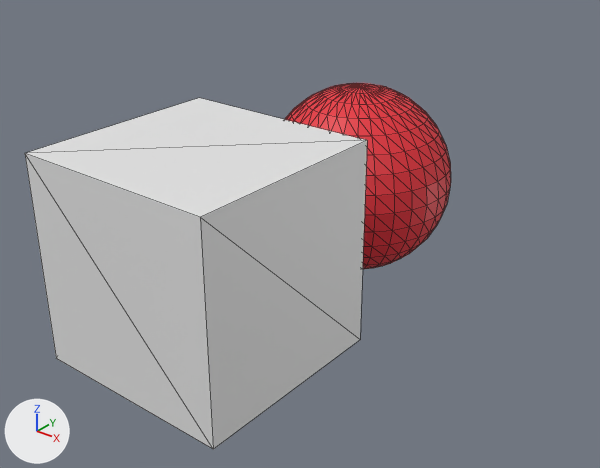
The glTF model 1.gltf as it was, and as the next commit left it.
One viewpoint serves both versions: a 50 mm camera at (4.74, -4.59, 3.36) aimed at (-0.43, 1.87, -0.64). The axes (+X, +Y, +Z) are drawn at lower left. The lights are the same throughout. Mesh edges are drawn as thin lines.
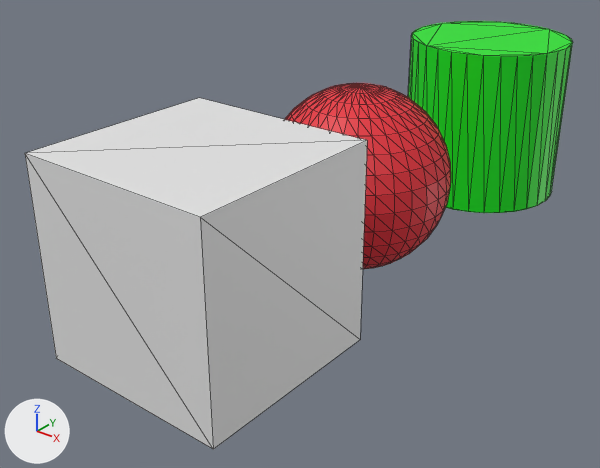
The change, as a diff of the scene's bpy script:
```diff
--- a/1.gltf.py
+++ b/1.gltf.py
@@ mat_material_002 @@
+mat_material_002 = principled_material('Material.002')
+mat_material_002.base_color = (0.0, 0.8, 0.00632)  # green #00e713
@@ me_cylinder @@
+me_cylinder.from_pydata(...)  # a 32-sided cylinder along z spanning x -1.0..1.0, y -1.0..1.0, z -1.0..1.0
+me_cylinder.materials.append(mat_material_002)  # green #00e713
@@ ob_cylinder @@
+ob_cylinder = bpy.data.objects.new('Cylinder', me_cylinder)
+ob_cylinder.location = (0.0, 5.214, 0.0)
```

Changed parts and their boxes [x1, y1, x2, y2] in the pictures (600 x 468 px):
'Cylinder', added (green): after [408, 21, 573, 213]
